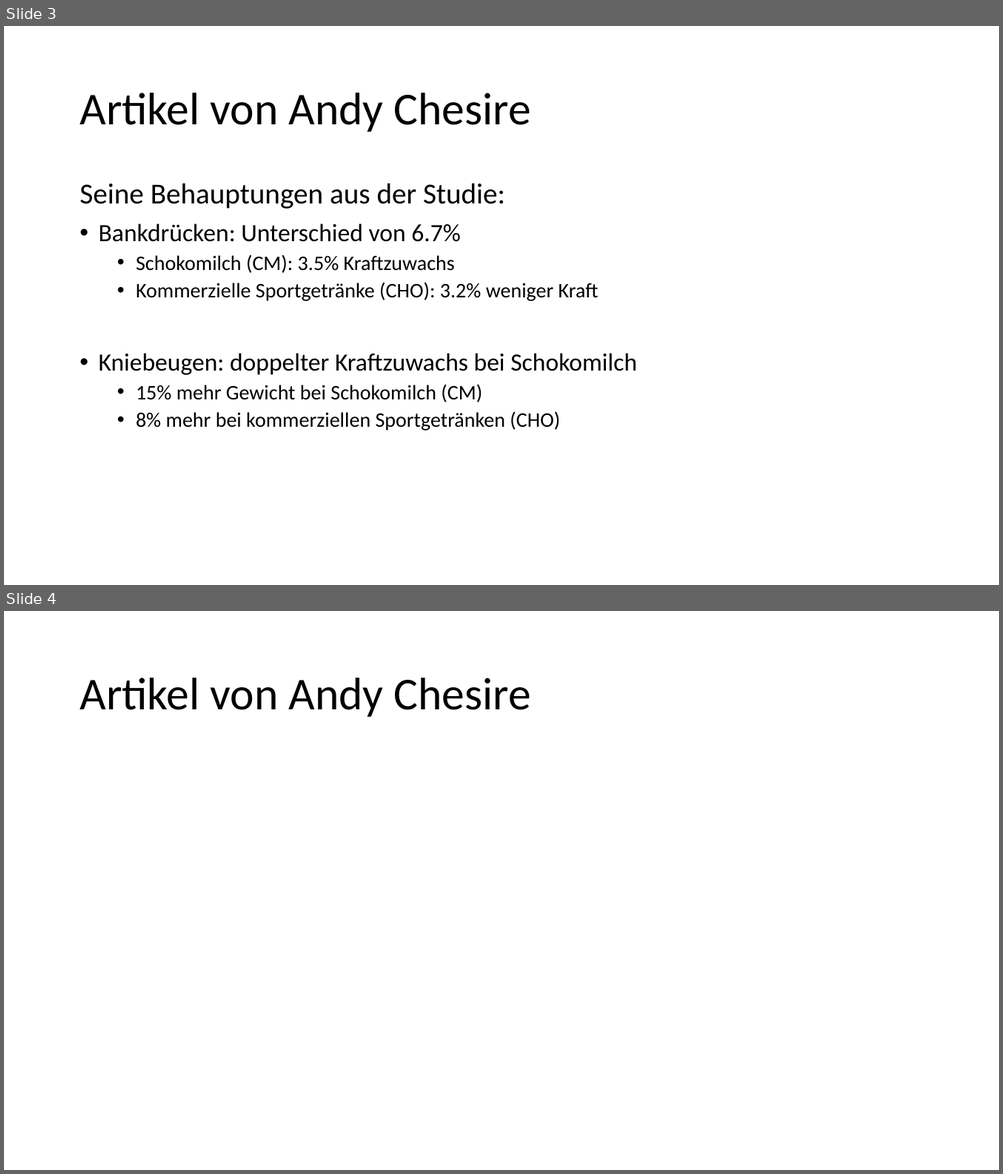
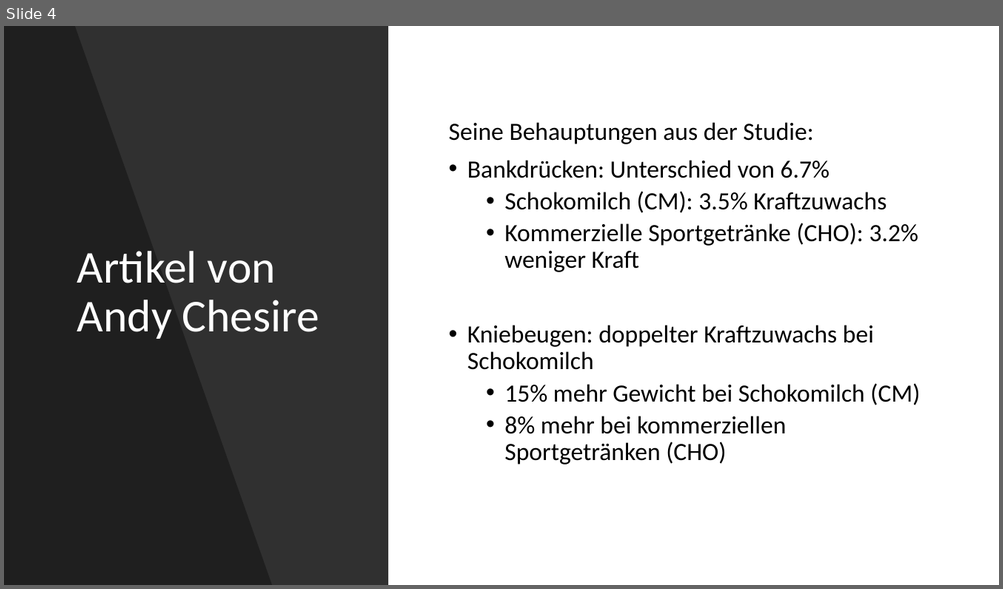
Before and after one commit to buehlpa/ChocolateMilkStudy, a slide deck: pp.pptx. Shown one above the other, each under a label of ours: slides 3 and 4 before the commit, slide 4 after it. The pictures are 1003x1174 and 1003x589 pixels, drawn with LibreOffice and Linux fonts; fonts in the diff are those of the drawing. Boxes give left, top, right and bottom in pixels: in the first picture for what was removed or moved away, otherwise in the second. Text is boxed around its words. In the diff, an @@ line names an element or a change of style, - is before the commit and + after.

Commit message:
Designgewichte, powerpoint-design

```diff
--- a/pp.pptx
+++ b/pp.pptx
@@ slide 4 removed at (4, 611, 999, 1170), background #FFFFFF @@
@@ title removed at (79, 678, 531, 717) @@
-Artikel von Andy Chesire
@@ what was slide 3 is now slide 4 @@
@@ slide 4 changed as well @@
@@ rectangle added at (4, 26, 388, 585), fill #000000 at 81% opacity @@
@@ freeform shape added at (4, 26, 272, 585), fill #000000 at 35% opacity @@
@@ title "Artikel von Andy Chesire": place and size @@
-title "Artikel von Andy Chesire" at (79, 93, 531, 132)
+title "Artikel von Andy Chesire" at (77, 251, 319, 339)
@@ title "Artikel von Andy Chesire" at (77, 251, 319, 339): text colour #000000 to #FFFFFF @@
@@ text "Seine Behauptungen aus der Studie:": place and size @@
-text "Seine Behauptungen aus der Studie:" at (79, 183, 637, 431)
+text "Seine Behauptungen aus der Studie:" at (449, 122, 919, 465)
@@ text "Seine Behauptungen aus der Studie:" at (449, 122, 919, 465): vertical alignment top to middle @@
@@ text at (449, 122, 919, 465): size 28 to 24 pt in "Seine Behauptungen aus der Studie:"; size 20 to 24 pt in "Schokomilch (CM): 3.5% Kraftzuwachs", "Kommerzielle Sportgetränke (CHO): 3.2% weniger Kraft", "15% mehr Gewicht bei Schokomilch (CM)", "8% mehr bei kommerziellen Sportgetränken (CHO)" @@
```
Also in this commit, not shown: 9 other slides changed, 3 slides added, 5 other files.
